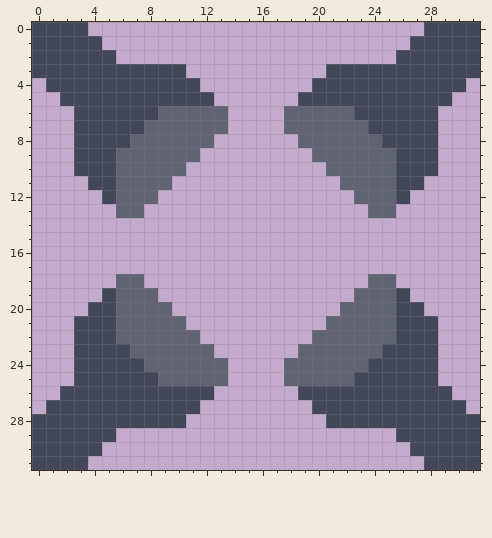
Two versions of one pixel-art sprite, sprites/blocks/distribution/JJ/Channels/Channel-top-3.png. The first picture shows the starting point.
The file is 32x32 pixels.
Now the later version:
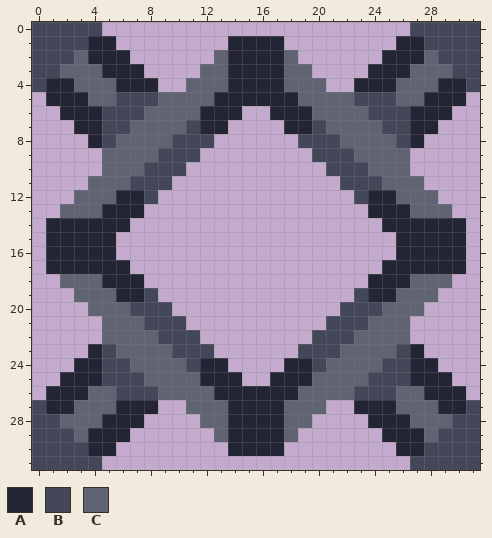
Palette (. is transparent): A #232535  B #444759  C #5f6372
Change:
Changed rows in their new state; - is an unchanged pixel.
first column x 0:
 0 ----B----------------------B----
 1 ----AA--------AAAA--------AA----
 2 ---CAAA------CAAAAC------AAAC---
 3 --CCCAAA...-CCAAAACC-...AAACCC--
 4 BAACCCAAA..CCCAAAACCC..AAACCCAAB
 5 -AAACC---CCCCAAAAAACCCC---CCAAA-
 6 --AAA---C---AAA--AAA---C---AAA--
 7 ---AA--C---BAA----AAB---C--AA---
 8 ---.A-C---BBB------BBB---C-A.---
 9 ---..C---BBB--------BBB---C..---
10 ---..C--BBB----------BBB--C..---
11 ----CC-BBB------------BBB-CC----
12 ---CCCAAB--------------BAACCC---
13 --CCCAAA----------------AAACCC--
14 -AAAAAA------------------AAAAAA-
15 -AAAAA--------------------AAAAA-
16 -AAAAA--------------------AAAAA-
17 -AAAAAA------------------AAAAAA-
18 --CCCAAA----------------AAACCC--
19 ---CCCAAB--------------BAACCC---
20 ----CC-BBB------------BBB-CC----
21 ---..C--BBB----------BBB--C..---
22 ---..C---BBB--------BBB---C..---
23 ---.A-C---BBB------BBB---C-A.---
24 ---AA--C---BAA----AAB---C--AA---
25 --AAA---C---AAA--AAA---C---AAA--
26 -AAACC---CCCCAAAAAACCCC---CCAAA-
27 BAACCCAAA..CCCAAAACCC..AAACCCAAB
28 --CCCAAA...-CCAAAACC-...AAACCC--
29 ---CAAA------CAAAAC------AAAC---
30 ----AA--------AAAA--------AA----
31 ----B----------------------B----
Pixel boxes of the changes (left, top, right, bottom) in both pictures:
changed: (32, 22, 480, 470)
